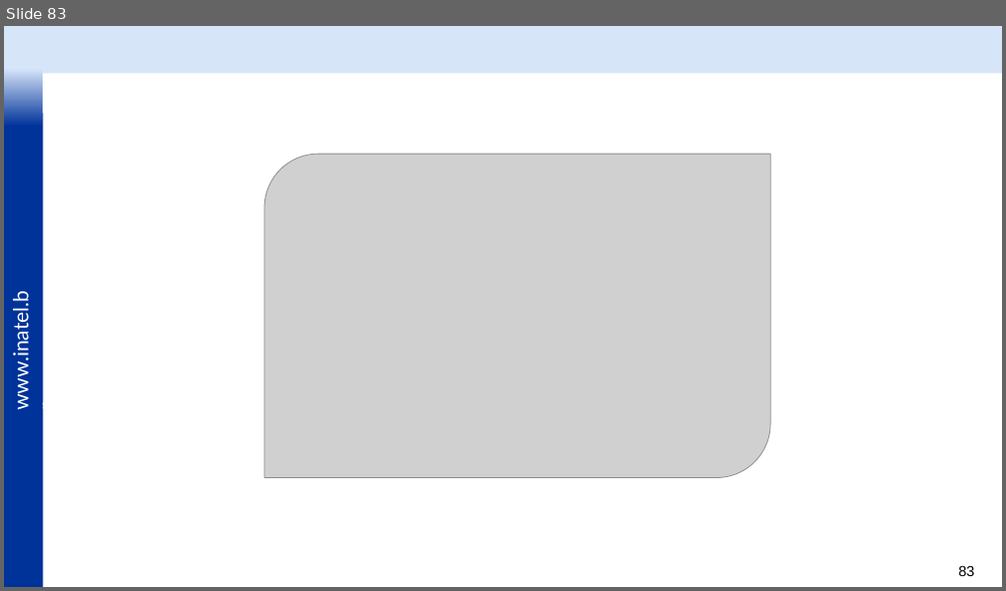
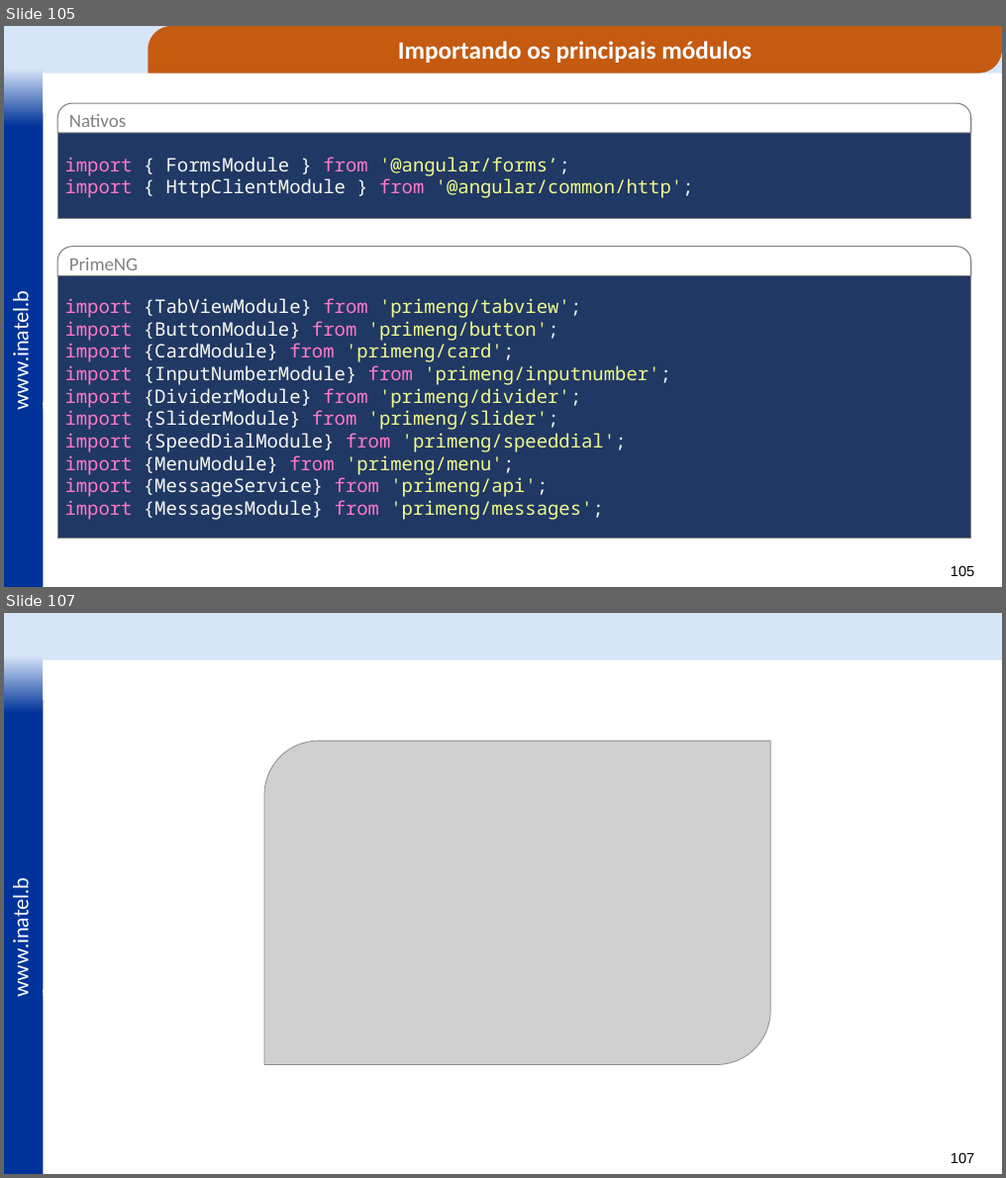
Before and after one commit to vitor-figueiredo/Lab_Angular, a slide deck: _docs/Lab_Angular - Frontend com Angular -v3.pptx. Shown one above the other, each under a label of ours: slide 83 before the commit, slides 105 and 107 after it; the slides between them are not shown. The pictures are 1006x591 and 1006x1178 pixels, drawn with LibreOffice and Linux fonts; fonts in the diff are those of the drawing; grey boxes stand for pictures; background and template pictures are left out. Boxes give left, top, right and bottom in pixels: in the first picture for what was removed or moved away, otherwise in the second. Text is boxed around its words. In the diff, an @@ line names an element or a change of style, - is before the commit and + after.

```diff
--- a/_docs/Lab_Angular - Frontend com Angular -v3.pptx
+++ b/_docs/Lab_Angular - Frontend com Angular -v3.pptx
@@ slide 105 added at [4, 26, 1002, 587], background #FFFFFF; not listed: 5 template elements that a slide beside it also shows @@
@@ round diag rect added at [148, 26, 1002, 74], fill #C55A11, 24 pt, text #FFFFFF, bold @@
+Importando os principais módulos
@@ round same rect added at [57, 103, 971, 132], fill #FFFFFF, outline #808080 1 pt, 18 pt, text #808080 @@
+Nativos
@@ rectangle added at [57, 133, 971, 218], fill #203864, outline #808080 1 pt, 18 pt, text #F1FA8C @@
+import { FormsModule } from '@angular/forms’;
+import { HttpClientModule } from '@angular/common/http';
@@ round same rect added at [57, 247, 971, 276], fill #FFFFFF, outline #808080 1 pt, 18 pt, text #808080 @@
+PrimeNG
@@ rectangle added at [57, 276, 971, 538], fill #203864, outline #808080 1 pt, 18 pt, text #F8F8F2 @@
+import {TabViewModule} from 'primeng/tabview';
+import {ButtonModule} from 'primeng/button';
+import {CardModule} from 'primeng/card';
+import {InputNumberModule} from 'primeng/inputnumber';
+import {DividerModule} from 'primeng/divider';
+import {SliderModule} from 'primeng/slider';
+import {SpeedDialModule} from 'primeng/speeddial';
+import {MenuModule} from 'primeng/menu';
+import {MessageService} from 'primeng/api';
+import {MessagesModule} from 'primeng/messages';
@@ what was slide 83 is now slide 107 @@
@@ page number at [950, 1153, 975, 1163]: text changed @@
-83
+107
```
Also in this commit, not shown: 14 slides changed, 25 other slides added, 2 slides removed, 31 other files.
